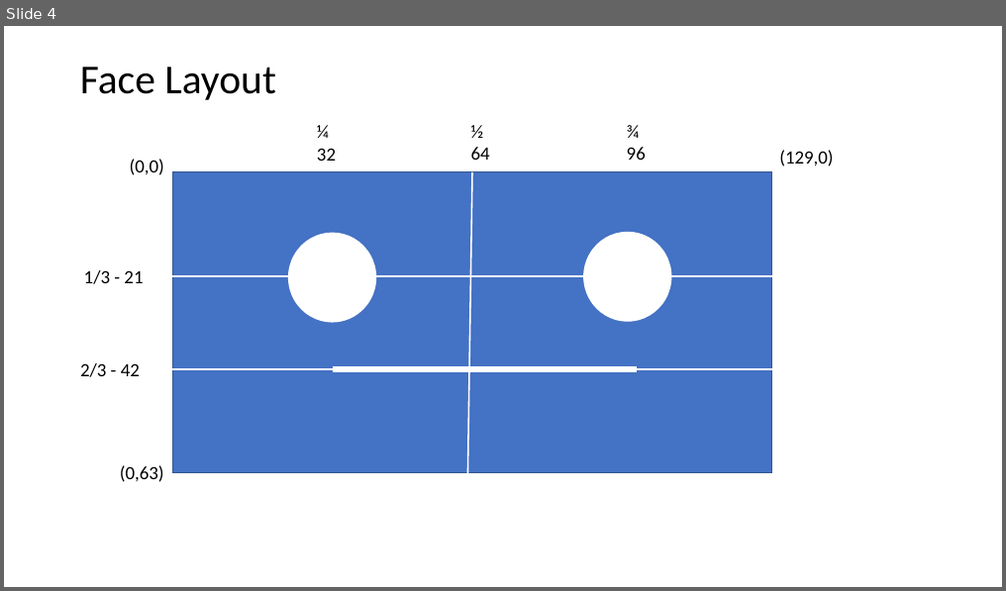
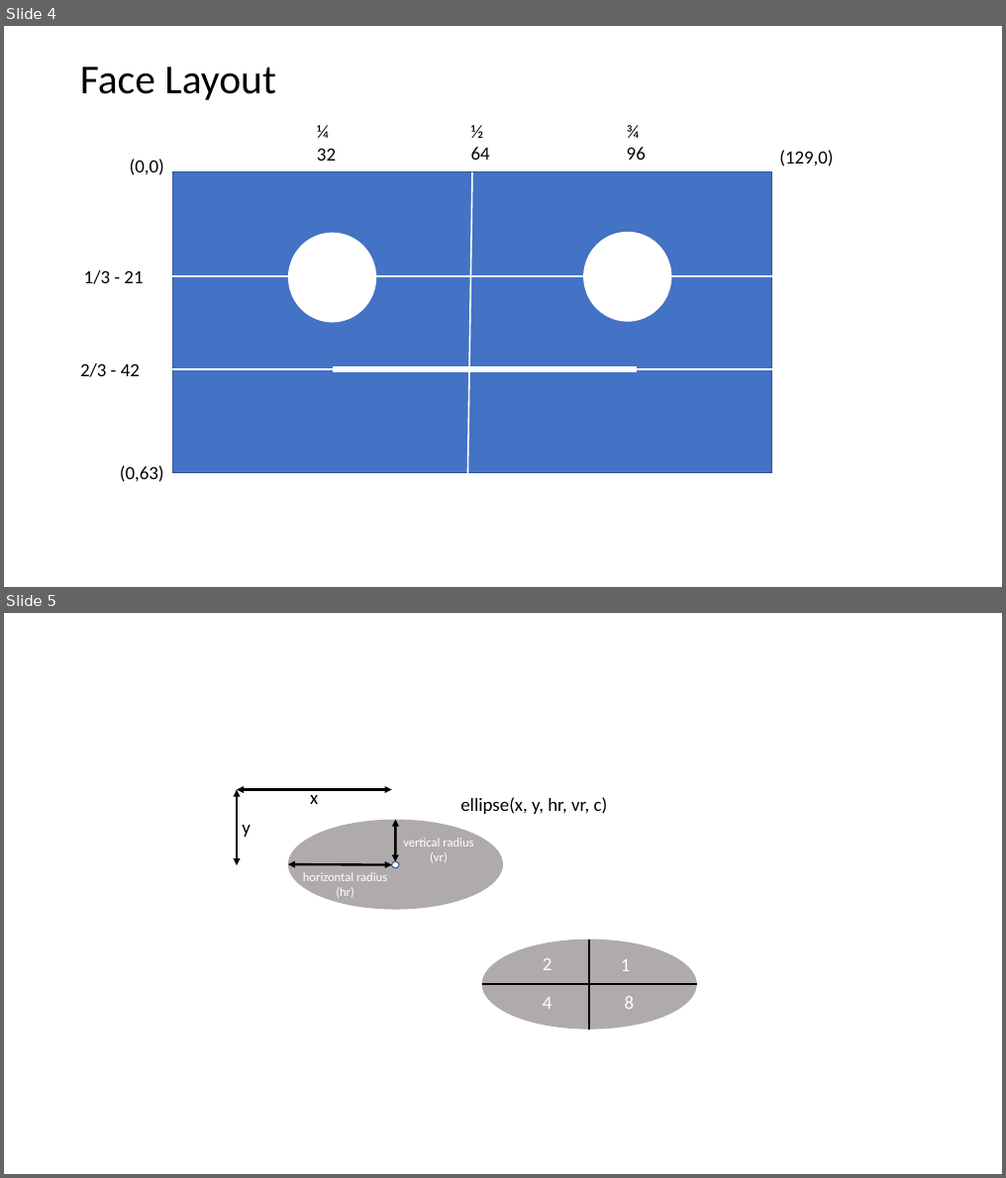
Before and after one commit to dmccreary/robot-faces, a slide deck: slides/grid-layouts.pptx. Shown one above the other, each under a label of ours: slide 4 before the commit, slides 4 and 5 after it. The pictures are 1006x591 and 1006x1178 pixels, drawn with LibreOffice and Linux fonts; fonts in the diff are those of the drawing. Boxes give left, top, right and bottom in pixels: in the first picture for what was removed or moved away, otherwise in the second. Text is boxed around its words. In the diff, an @@ line names an element or a change of style, - is before the commit and + after.

```diff
--- a/slides/grid-layouts.pptx
+++ b/slides/grid-layouts.pptx
@@ slide 5 added at box(4, 613, 1002, 1174), background #FFFFFF @@
@@ double arrow added from (237, 789) to (392, 789), #000000 2.25 pt @@
@@ double arrow added from (237, 789) to (237, 866), #000000 2.25 pt @@
@@ text added at box(310, 788, 318, 804), 18 pt, text #000000 @@
+x
@@ ellipse added at box(288, 820, 503, 909), fill #AFABAB @@
@@ double arrow added from (395, 862) to (395, 820), #000000 2.25 pt @@
@@ text added at box(460, 797, 608, 814), 18 pt, text #000000 @@
+ellipse(x, y, hr, vr, c)
@@ text added at box(242, 825, 251, 837), 18 pt, text #000000 @@
+y
@@ text added at box(403, 838, 473, 862), 12 pt, text #FFFFFF @@
+vertical radius
+(vr)
@@ double arrow added from (392, 865) to (288, 864), #000000 2.25 pt @@
@@ text added at box(303, 872, 387, 897), 12 pt, text #FFFFFF @@
+horizontal radius
+(hr)
@@ ellipse added at box(392, 862, 399, 868), fill #FFFFFF, outline #325491 1 pt @@
@@ ellipse added at box(482, 940, 697, 1029), fill #AFABAB @@
@@ text added at box(543, 959, 552, 970), 18 pt, text #FFFFFF @@
+2
@@ line added from (589, 940) to (589, 1029), #000000 1.5 pt @@
@@ text added at box(621, 959, 631, 971), 18 pt, text #FFFFFF @@
+1
@@ line added from (482, 984) to (697, 984), #000000 1.5 pt @@
@@ text added at box(543, 997, 552, 1009), 18 pt, text #FFFFFF @@
+4
@@ text added at box(625, 996, 635, 1009), 18 pt, text #FFFFFF @@
+8
```
Also in this commit, not shown: 9 other files.
